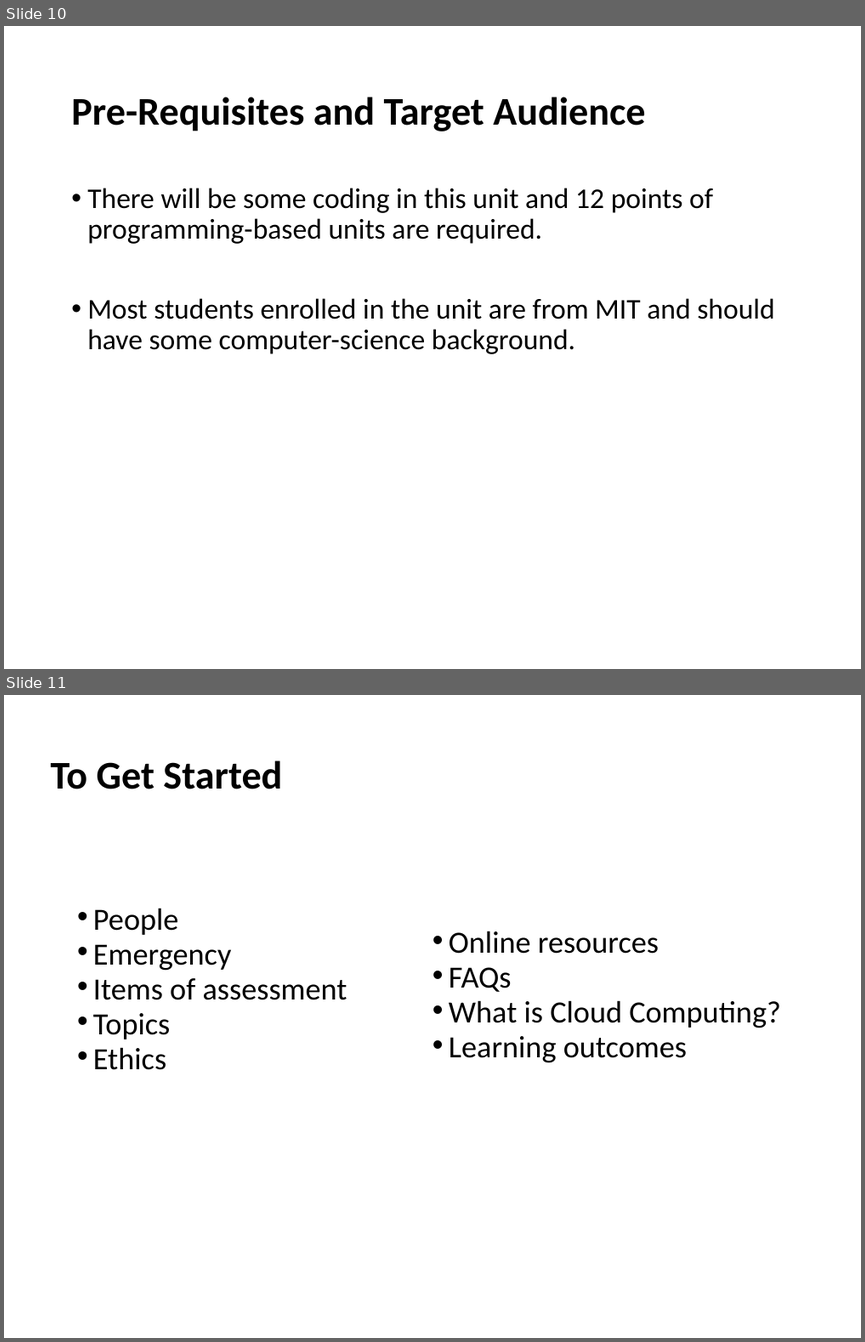
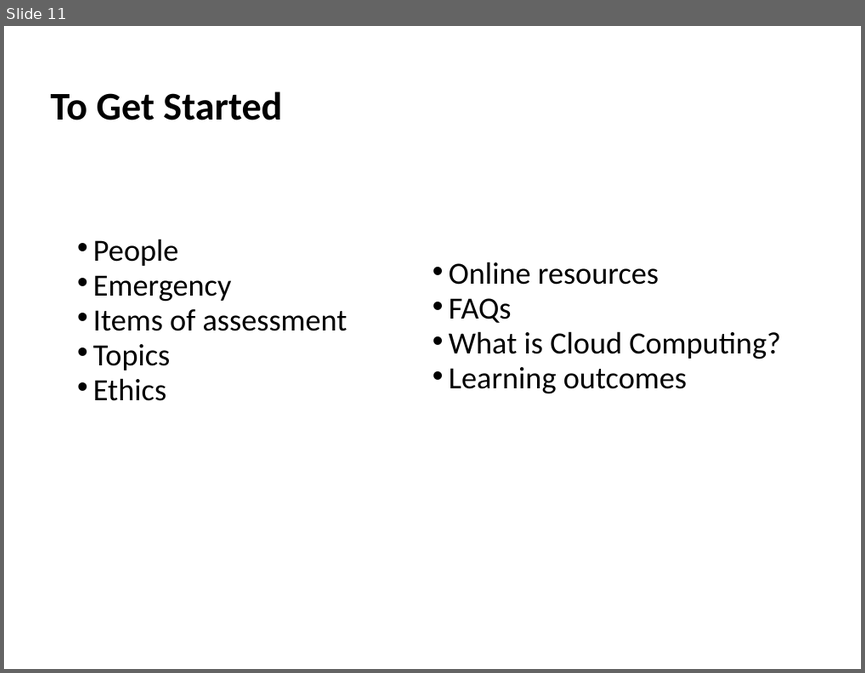
Before and after one commit to zhangzhics/CITS5503_Sem2, a slide deck: Lectures2024/CITS5503CloudComputingIntro_week1.pptx. Shown one above the other, each under a label of ours: slides 10 and 11 before the commit, slide 11 after it. The pictures are 865x1342 and 865x673 pixels, drawn with LibreOffice and Linux fonts; fonts in the diff are those of the drawing. Boxes give left, top, right and bottom in pixels: in the first picture for what was removed or moved away, otherwise in the second. Text is boxed around its words. In the diff, an @@ line names an element or a change of style, - is before the commit and + after.

```diff
--- a/Lectures2024/CITS5503CloudComputingIntro_week1.pptx
+++ b/Lectures2024/CITS5503CloudComputingIntro_week1.pptx
@@ slide 10 removed at (4, 26, 861, 669), background #FFFFFF @@
@@ title removed at (71, 97, 645, 131) @@
-Pre-Requisites and Target Audience
@@ text removed at (87, 188, 774, 354) @@
-• There will be some coding in this unit and 12 points of programming-based units are required.
-• Most students enrolled in the unit are from MIT and should have some computer-science background.
```
Also in this commit, not shown: 7 slides changed, 2 slides added.
